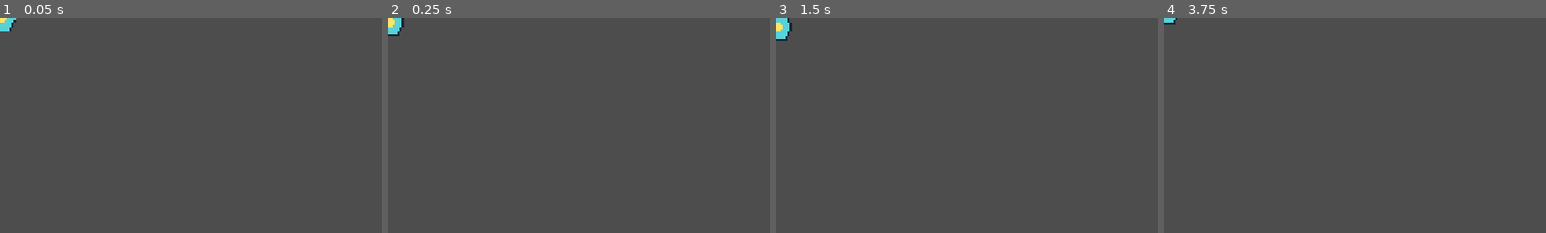
Above: before the commit, frames 1-4 (left to right).
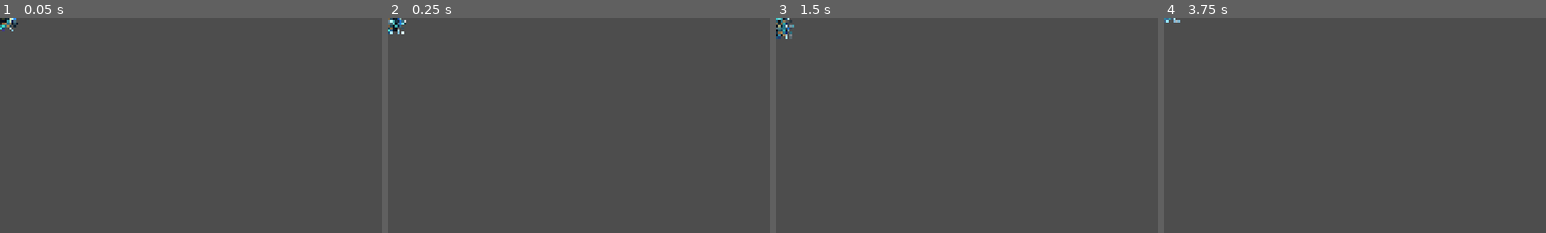
Above: after the commit, the same moments.

Repository: IhsanDwiPutra/Starsplash
Game: Godot game, scene res://scenes/enemies/enemy_shooter.tscn
The game is run twice, just before and just after one commit, with the same random seed, the same clock (stepped at 60 frames per second) and the same inputs. This scene is started directly instead of the project's main scene.
Inputs (mouse positions are % of the whole screen's width and height, from its top left):
- Up to frame 1 (0.05 s): no input
- Up to frame 2 (0.25 s): no input
- Up to frame 3 (1.5 s): tap Enter at 0.5 s; move the mouse to (72, 45) at 0.52 s; hold D (move_right) 0.53-1.28 s; hold J (fire) 0.53-1.28 s; tap K (missile) at 0.8, 1.35 s; tap Space at 1.25 s; move the mouse to (30, 55) at 1.27 s; hold S (move_down) from 1.28 s (still down)
- Up to frame 4 (3.75 s): tap J (fire) at 1.55, 3.05 s; move the mouse to (60, 28) at 2.02 s; release S (move_down) at 2.03 s; hold D (move_right) 2.03-2.78 s; hold J (fire) 2.03-2.78 s; tap K (missile) at 2.3, 2.85 s; tap Enter at 2.75 s; move the mouse to (45, 70) at 2.77 s; hold W (move_up) 2.78-3.53 s; tap Space at 3.5 s; move the mouse to (80, 65) at 3.52 s; hold A (move_left) from 3.53 s (still down); tap L (splash) at 3.6 s
The pictures show only the part of the screen within x 0-50%, y 0-50%; the shares and areas given below are measured in that part.

The runs differ from the first frame. In frame 1, 0.2% of the frame differs, in the area x 0-5%, y 0-7%; in frame 2, 0.3%; in frame 3, 0.4%, in the area x 0-5%, y 0-11%; in frame 4, 0.1%.

Commit message:
feat(enemies-boss): integrasi Puffer Snapper, Squid Shooter, dan Mini-Boss Mecha Narwhal Stage 1-3

Diff:
--- /dev/null
+++ b/scenes/bosses/boss_narwhal.tscn
@@ -0,0 +1,24 @@
+[gd_scene format=3]
+
+[ext_resource type="Script" path="res://scripts/bosses/boss_narwhal.gd" id="1_boss"]
+[ext_resource type="Texture2D" path="res://assets/art/bosses/boss_narwhal.png" id="2_narwhal_tex"]
+
+[sub_resource type="CapsuleShape2D" id="CapsuleShape2D_narwhal"]
+radius = 42.0
+height = 190.0
+
+[node name="BossNarwhal" type="Area2D"]
+collision_layer = 4
+script = ExtResource("1_boss")
+
+[node name="Sprite2D" type="Sprite2D" parent="."]
+scale = Vector2(0.22, 0.22)
+texture = ExtResource("2_narwhal_tex")
+
+[node name="CollisionShape2D" type="CollisionShape2D" parent="."]
+position = Vector2(10, 4)
+rotation = 1.5707964
+shape = SubResource("CapsuleShape2D_narwhal")
+
+[node name="Muzzle" type="Marker2D" parent="."]
+position = Vector2(-110, -2)
--- a/scenes/enemies/enemy_shooter.tscn
+++ b/scenes/enemies/enemy_shooter.tscn
@@ -1,9 +1,11 @@
 [gd_scene format=3]
 
 [ext_resource type="Script" path="res://scripts/enemies/enemy.gd" id="1_enemy"]
+[ext_resource type="Texture2D" path="res://assets/art/enemies/enemy_shooter.png" id="2_shooter_tex"]
 
-[sub_resource type="CircleShape2D" id="CircleShape2D_shooter"]
-radius = 38.0
+[sub_resource type="CapsuleShape2D" id="CapsuleShape2D_shooter"]
+radius = 32.0
+height = 96.0
 
 [node name="EnemyShooter" type="Area2D"]
 collision_layer = 4
@@ -17,21 +19,10 @@
 hold_duration = 6.0
 fire_interval = 2.0
 
-[node name="Outline" type="Polygon2D" parent="."]
-color = Color(0.08, 0.16, 0.22, 1)
-polygon = PackedVector2Array(-43, 0, -25, -35, 25, -35, 43, 0, 25, 35, -25, 35)
-
-[node name="Visual" type="Polygon2D" parent="."]
-color = Color(0.35, 0.82, 0.85, 1)
-polygon = PackedVector2Array(-38, 0, -22, -30, 22, -30, 38, 0, 22, 30, -22, 30)
-
-[node name="Cannon" type="Polygon2D" parent="."]
-color = Color(0.18, 0.32, 0.45, 1)
-polygon = PackedVector2Array(-54, -9, -20, -9, -20, 9, -54, 9)
-
-[node name="Eye" type="Polygon2D" parent="."]
-color = Color(1, 0.9, 0.4, 1)
-polygon = PackedVector2Array(-6, -10, 12, -10, 18, 0, 12, 10, -6, 10)
+[node name="Sprite2D" type="Sprite2D" parent="."]
+scale = Vector2(0.11, 0.11)
+texture = ExtResource("2_shooter_tex")
 
 [node name="CollisionShape2D" type="CollisionShape2D" parent="."]
-shape = SubResource("CircleShape2D_shooter")
+rotation = 1.5707964
+shape = SubResource("CapsuleShape2D_shooter")
--- a/scenes/enemies/enemy_sine.tscn
+++ b/scenes/enemies/enemy_sine.tscn
@@ -1,9 +1,10 @@
 [gd_scene format=3]
 
 [ext_resource type="Script" path="res://scripts/enemies/enemy.gd" id="1_enemy"]
+[ext_resource type="Texture2D" path="res://assets/art/enemies/enemy_sine.png" id="2_sine_tex"]
 
 [sub_resource type="CircleShape2D" id="CircleShape2D_sine"]
-radius = 30.0
+radius = 32.0
 
 [node name="EnemySine" type="Area2D"]
 collision_layer = 4
@@ -15,17 +16,9 @@
 sine_amplitude = 160.0
 sine_frequency = 2.2
 
-[node name="Outline" type="Polygon2D" parent="."]
-color = Color(0.16, 0.08, 0.28, 1)
-polygon = PackedVector2Array(-37, 0, 0, -37, 37, 0, 0, 37)
-
-[node name="Visual" type="Polygon2D" parent="."]
-color = Color(0.74, 0.52, 0.98, 1)
-polygon = PackedVector2Array(-32, 0, 0, -32, 32, 0, 0, 32)
-
-[node name="Core" type="Polygon2D" parent="."]
-color = Color(1, 0.9, 0.4, 1)
-polygon = PackedVector2Array(-10, 0, 0, -10, 10, 0, 0, 10)
+[node name="Sprite2D" type="Sprite2D" parent="."]
+scale = Vector2(0.095, 0.095)
+texture = ExtResource("2_sine_tex")
 
 [node name="CollisionShape2D" type="CollisionShape2D" parent="."]
 shape = SubResource("CircleShape2D_sine")
--- /dev/null
+++ b/scripts/bosses/boss_narwhal.gd
@@ -0,0 +1,208 @@
+class_name BossNarwhal
+extends Area2D
+## Mini-Boss Stage 1-3: Mecha Narwhal (Penjaga Benteng Es).
+## Memiliki tanduk bor es raksasa, serangan tabrakan es (Drill Charge), dan semburan kristal es.
+
+signal health_changed(current: int, maximum: int)
+signal defeated
+
+const MAX_HP: int = 75
+const SCORE_VALUE: int = 2500
+const STAR_DROP_COUNT: int = 10
+const RESTING_X: float = 1520.0
+const ENTRANCE_SPEED: float = 340.0
+
+const EnemyBulletScene: PackedScene = preload("res://scenes/projectiles/enemy_bullet.tscn")
+const StarScene: PackedScene = preload("res://scenes/pickups/star.tscn")
+const HitSparkScene: PackedScene = preload("res://scenes/fx/hit_spark.tscn")
+const ExplosionScene: PackedScene = preload("res://scenes/fx/explosion.tscn")
+const CarrierScene: PackedScene = preload("res://scenes/enemies/enemy_carrier.tscn")
+const PickupScene: PackedScene = preload("res://scenes/pickups/pickup.tscn")
+
+var current_hp: int = MAX_HP
+var is_active: bool = false
+var is_entering: bool = true
+var is_dead: bool = false
+var is_charging: bool = false
+
+var _time: float = 0.0
+var _attack_timer: float = 2.5
+var _charge_cooldown: float = 6.0
+var _base_y: float = 540.0
+var _charge_target_x: float = 0.0
+
+@onready var _sprite: Sprite2D = $Sprite2D
+@onready var _collision: CollisionShape2D = $CollisionShape2D
+@onready var _muzzle: Marker2D = $Muzzle
+
+
+func _ready() -> void:
+	add_to_group("enemy")
+	add_to_group("boss")
+	current_hp = MAX_HP
+	_base_y = position.y
+	health_changed.emit(current_hp, MAX_HP)
+
+
+func _physics_process(delta: float) -> void:
+	if is_dead:
+		return
+
+	_time += delta
+
+	# Entrance state: meluncur masuk dari kanan
+	if is_entering:
+		position.x -= ENTRANCE_SPEED * delta
+		if position.x <= RESTING_X:
+			position.x = RESTING_X
+			is_entering = false
+			is_active = true
+		return
+
+	if not is_active:
+		return
+
+	# Idle bobbing & renang
+	if not is_charging:
+		position.y = _base_y + sin(_time * 2.0) * 110.0
+		# Halus bergerak kembali ke RESTING_X jika sempat maju
+		position.x = move_toward(position.x, RESTING_X, 150.0 * delta)
+		if _sprite != null:
+			_sprite.scale.y = 0.22 * (1.0 + sin(_time * 4.5) * 0.03)
+			_sprite.scale.x = 0.22 * (1.0 - sin(_time * 4.5) * 0.02)
+	else:
+		_process_charge(delta)
+
+	_handle_attacks(delta)
+
+
+func _handle_attacks(delta: float) -> void:
+	if is_charging:
+		return
+
+	_attack_timer -= delta
+	if _attack_timer <= 0.0:
+		_attack_timer = randf_range(2.0, 3.2)
+		_shoot_crystal_spread()
+
+	_charge_cooldown -= delta
+	if _charge_cooldown <= 0.0:
+		_charge_cooldown = randf_range(7.0, 9.5)
+		_start_drill_charge()
+
+
+func _shoot_crystal_spread() -> void:
+	var player := get_tree().get_first_node_in_group("player") as Node2D
+	var base_dir := Vector2.LEFT
+	if player != null:
+		base_dir = (player.global_position - global_position).normalized()
+
+	AudioManager.play_sfx("enemy_shoot")
+	var spread_angles := [-0.22, 0.0, 0.22]
+	for ang in spread_angles:
+		var dir := base_dir.rotated(ang)
+		var b := EnemyBulletScene.instantiate() as EnemyBullet
+		b.direction = dir
+		b.speed = 420.0
+		get_parent().add_child(b)
+		b.global_position = _muzzle.global_position if _muzzle != null else global_position
+
+
+func _start_drill_charge() -> void:
+	is_charging = true
+	# Telegraph peringatan: kedipan putih & mundur sedikit
+	modulate = Color(2.0, 1.2, 0.6)
+	var tween: Tween = create_tween()
+	tween.tween_property(self, "position:x", RESTING_X + 90.0, 0.5).set_trans(Tween.TRANS_SINE)
+	await tween.finished
+	if is_dead:
+		return
+
+	modulate = Color.WHITE
+	AudioManager.play_sfx("missile")
+	# Terjang maju kencang dengan bor es
+	var charge_tween: Tween = create_tween()
+	charge_tween.tween_property(self, "position:x", 320.0, 0.75).set_trans(Tween.TRANS_QUAD).set_ease(Tween.EASE_IN)
+	await charge_tween.finished
+	if is_dead:
+		return
+
+	# Mundur kembali pelan-pelan ke posisi asal
+	await get_tree().create_timer(0.35).timeout
+	var return_tween: Tween = create_tween()
+	return_tween.tween_property(self, "position:x", RESTING_X, 1.2).set_trans(Tween.TRANS_SINE)
+	await return_tween.finished
+	is_charging = false
+
+
+func _process_charge(_delta: float) -> void:
+	# Getar bor saat charge
+	if _sprite != null:
+		_sprite.position = Vector2(randf_range(-3, 3), randf_range(-3, 3))
+
+
+func take_damage(amount: int, hit_pos: Vector2 = Vector2.INF) -> void:
+	if is_dead or is_entering:
+		return
+
+	current_hp -= amount
+	health_changed.emit(maxi(current_hp, 0), MAX_HP)
+	_spawn_hit_spark(hit_pos)
+	AudioManager.play_sfx("hit")
+
+	if current_hp <= 0:
+		_die()
+	else:
+		_flash()
+
+
+func _flash() -> void:
+	modulate = Color(2.2, 2.2, 2.2)
+	var tween: Tween = create_tween()
+	tween.tween_property(self, "modulate", Color.WHITE, 0.08)
+
+
+func _spawn_hit_spark(hit_pos: Vector2) -> void:
+	var spark := HitSparkScene.instantiate() as Node2D
+	spark.global_position = global_position if hit_pos == Vector2.INF else hit_pos
+	get_parent().add_child(spark)
+
+
+func _die() -> void:
+	is_dead = true
+	is_active = false
+	GameState.register_kill()
+	GameState.add_score(roundi(SCORE_VALUE * GameState.get_multiplier()))
+	_drop_rewards()
+	defeated.emit()
+	_play_death_sequence()
+
+
+func _drop_rewards() -> void:
+	# Drop 10 bintang
+	for i in range(STAR_DROP_COUNT):
+		var star := StarScene.instantiate() as Node2D
+		star.position = global_position + Vector2(randf_range(-60, 60), randf_range(-40, 40))
+		get_parent().call_deferred("add_child", star)
+
+	# Hadiah amunisi & senjata
+	var pickup := PickupScene.instantiate() as Pickup
+	pickup.type = Pickup.Type.WEAPON
+	pickup.position = global_position
+	get_parent().call_deferred("add_child", pickup)
+
+
+func _play_death_sequence() -> void:
+	GameState.trigger_shake(12.0, 0.6)
+	AudioManager.play_sfx("carrier_explosion")
+
+	# Rangkaian ledakan berturut-turut
+	for i in range(5):
+		var exp := ExplosionScene.instantiate() as Explosion
+		exp.global_position = global_position + Vector2(randf_range(-80, 80), randf_range(-50, 50))
+		exp.base_color = Color(0.4, 0.8, 1.0)
+		exp.blast_scale = 1.6
+		get_parent().add_child(exp)
+		await get_tree().create_timer(0.12).timeout
+
+	queue_free()
--- a/scripts/levels/level_1_data.gd
+++ b/scripts/levels/level_1_data.gd
@@ -26,6 +26,7 @@
 	var shooter: PackedScene = scenes.get("shooter")
 	var carrier: PackedScene = scenes.get("carrier")
 	var boss: PackedScene = scenes.get("boss")
+	var mini_boss: PackedScene = scenes.get("mini_boss", boss)
 
 	var E = LevelRunner.EventType
 
@@ -79,11 +80,9 @@
 				{ "time": 20.0, "type": E.SPAWN, "scene": carrier, "y": 540.0 },
 				{ "time": 24.0, "type": E.FORMATION, "formation": "SWARM_SINE", "scene": sine, "y": 540.0, "count": 3 },
 				{ "time": 28.0, "type": E.FORMATION, "formation": "WALL", "scene": drone, "y": 540.0, "count": 3 },
-				{ "time": 33.0, "type": E.BANNER, "text": "PERINGATAN: PASUKAN ELIT MENDEKAT!", "duration": 2.5 },
-				{ "time": 35.0, "type": E.SPAWN, "scene": shooter, "y": 540.0 },
-				{ "time": 37.0, "type": E.FORMATION, "formation": "LINE", "scene": drone, "y": 360.0, "count": 4 },
-				{ "time": 38.5, "type": E.FORMATION, "formation": "LINE", "scene": drone, "y": 720.0, "count": 4 },
-				{ "time": 44.0, "type": E.WAIT_CLEAR }
+				{ "time": 32.0, "type": E.BANNER, "text": "PERINGATAN: MINI-BOSS MECHA NARWHAL MENDEKAT!", "duration": 2.8 },
+				{ "time": 35.0, "type": E.BOSS, "scene": mini_boss, "name": "MECHA NARWHAL" },
+				{ "time": 35.5, "type": E.WAIT_CLEAR }
 			]
 
 		4:
--- a/scripts/levels/test_level.gd
+++ b/scripts/levels/test_level.gd
@@ -6,6 +6,7 @@
 const ShooterScene: PackedScene = preload("res://scenes/enemies/enemy_shooter.tscn")
 const CarrierScene: PackedScene = preload("res://scenes/enemies/enemy_carrier.tscn")
 const BossScene: PackedScene = preload("res://scenes/bosses/boss_glacier_gloop.tscn")
+const MiniBossScene: PackedScene = preload("res://scenes/bosses/boss_narwhal.tscn")
 const MENU_PATH: String = "res://scenes/ui/main_menu.tscn"
 const STAGE_SELECT_PATH: String = "res://scenes/ui/stage_select.tscn"
 const GAME_OVER_DELAY: float = 1.0
@@ -43,7 +44,8 @@
 		"sine": SineScene,
 		"shooter": ShooterScene,
 		"carrier": CarrierScene,
-		"boss": BossScene
+		"boss": BossScene,
+		"mini_boss": MiniBossScene
 	}
 	var timeline: Array[Dictionary] = Level1Data.get_timeline(enemy_scenes)
 	_level_runner.setup(_enemies, timeline)
@@ -89,11 +91,13 @@
 
 
 func _on_boss_spawned(boss_node: Node2D, boss_name: String) -> void:
-	var boss := boss_node as BossGlacierGloop
-	if boss != null:
-		boss.health_changed.connect(_hud.update_boss_hp)
-		boss.defeated.connect(_hud.hide_boss_bar)
-		_hud.show_boss_bar(boss_name, boss.MAX_HP)
+	if boss_node != null:
+		if boss_node.has_signal("health_changed"):
+			boss_node.connect("health_changed", _hud.update_boss_hp)
+		if boss_node.has_signal("defeated"):
+			boss_node.connect("defeated", _hud.hide_boss_bar)
+		var max_hp: int = boss_node.get("MAX_HP") if "MAX_HP" in boss_node else 80
+		_hud.show_boss_bar(boss_name, max_hp)
 
 
 func _on_level_completed(stats: Dictionary) -> void:
Binary file added: assets/art/bosses/boss_narwhal.png
Not shown, added: assets/art/bosses/boss_narwhal.png.import
Binary file added: assets/art/enemies/enemy_shooter.png
Not shown, added: assets/art/enemies/enemy_shooter.png.import
Binary file added: assets/art/enemies/enemy_sine.png
Not shown, added: assets/art/enemies/enemy_sine.png.import
Not shown, changed: docs/DECISIONS.md
